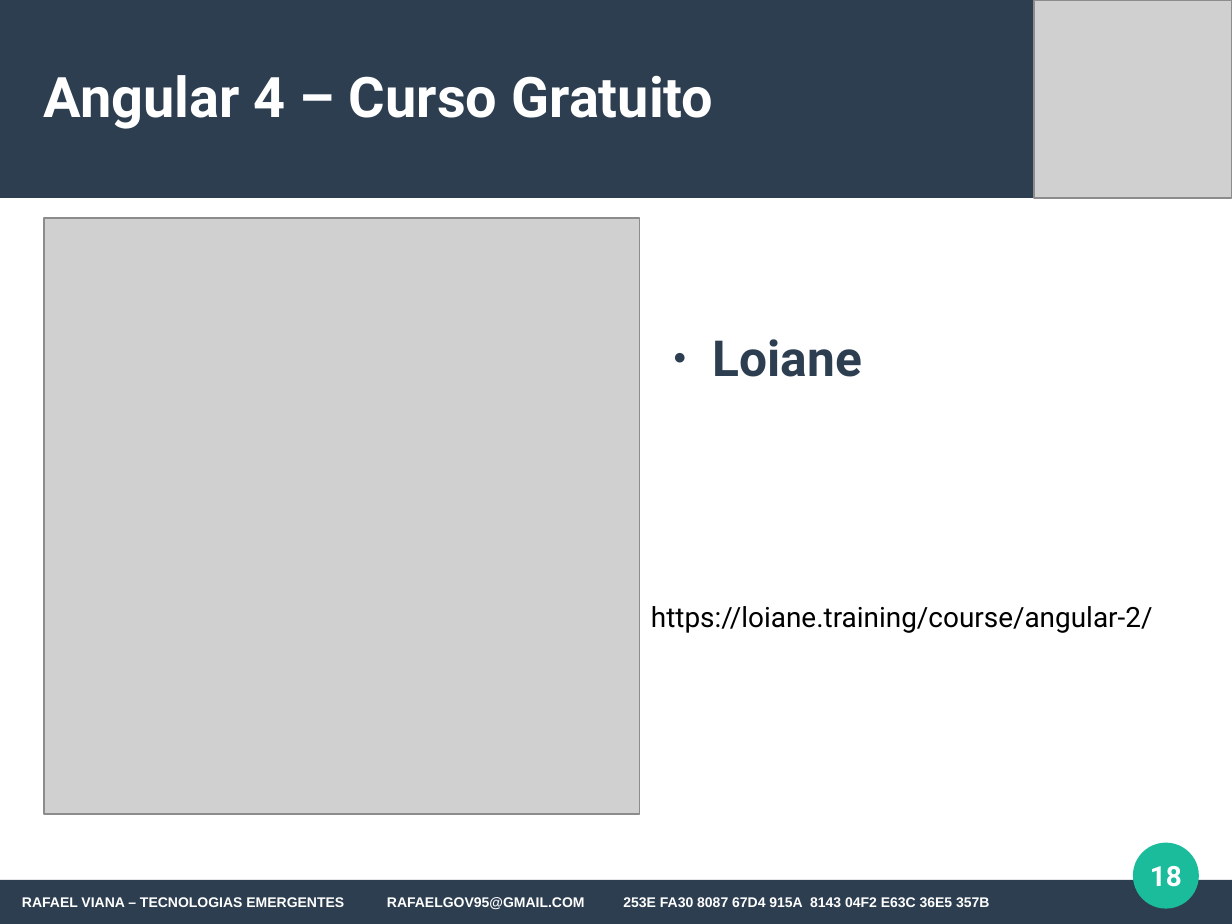
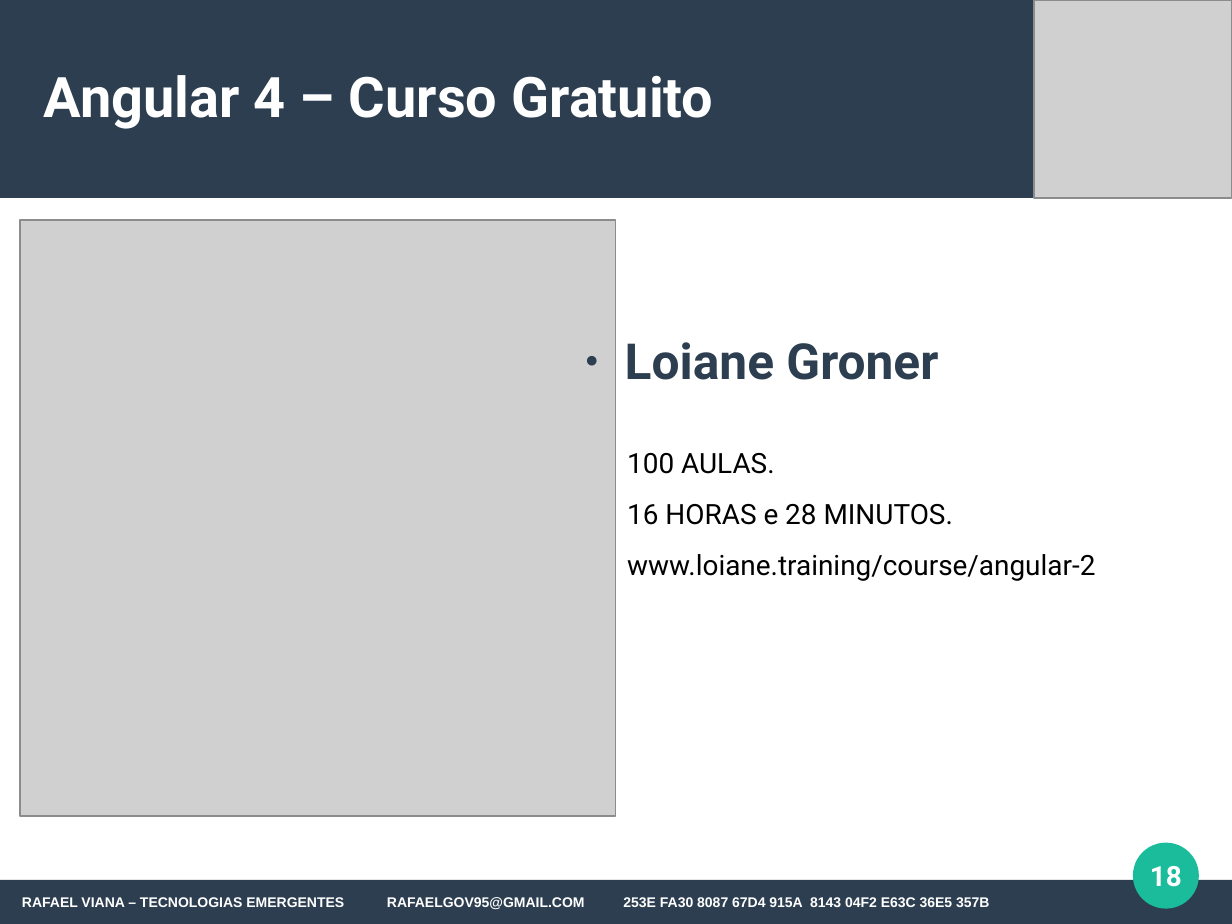
Before and after one commit to rafaelgov95/TE, a slide deck: slide 18 of Apresentação/Angular-4.odp. Drawn at 1232x924 pixels with LibreOffice and Linux fonts; fonts in the diff are those of the drawing; grey boxes stand for pictures. Boxes give left, top, right and bottom in pixels: in the first picture for what was removed or moved away, otherwise in the second. Text is boxed around its words. In the diff, an @@ line names an element or a change of style, - is before the commit and + after.

```diff
--- a/Apresentação/Angular-4.odp
+++ b/Apresentação/Angular-4.odp
@@ picture: place and size @@
-picture at [44, 218, 639, 814]
+picture at [20, 220, 616, 816]
@@ text at [625, 342, 938, 380]: text changed @@
-● Loiane
+● Loiane Groner
@@ text at [627, 453, 1095, 581]: text changed @@
-https://loiane.training/course/angular-2/
+  − 100 AULAS.
+  − 16 HORAS e 28 MINUTOS.
+  − www.loiane.training/course/angular-2
```
Also in this commit, not shown: 1 other slide changed, 1 other file.
